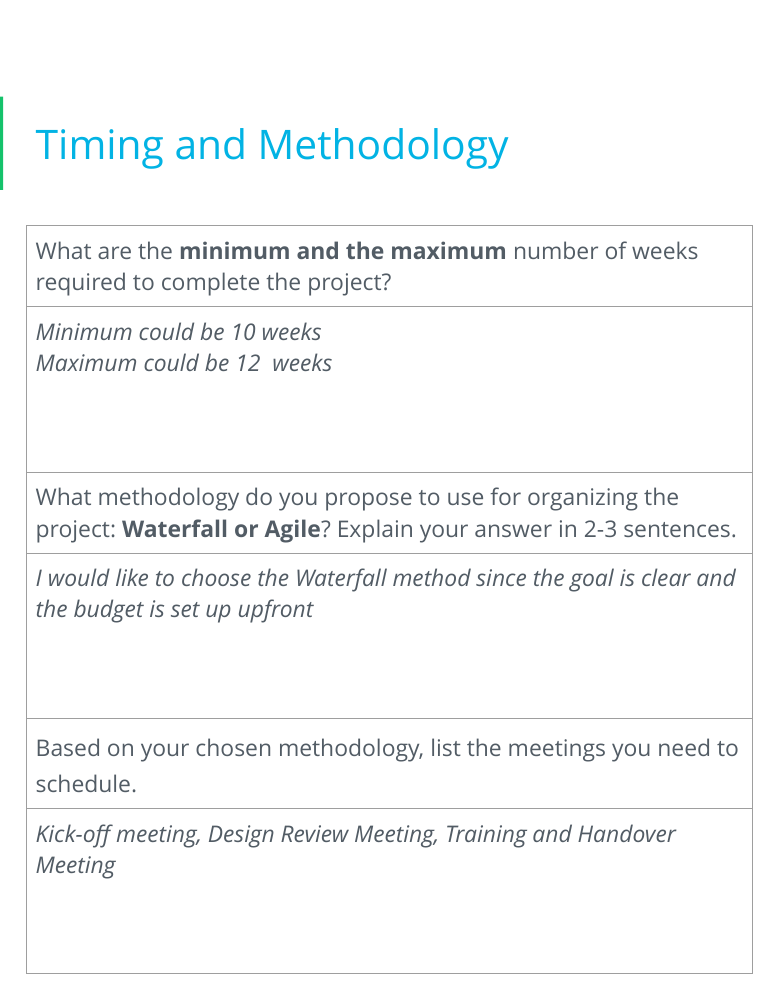
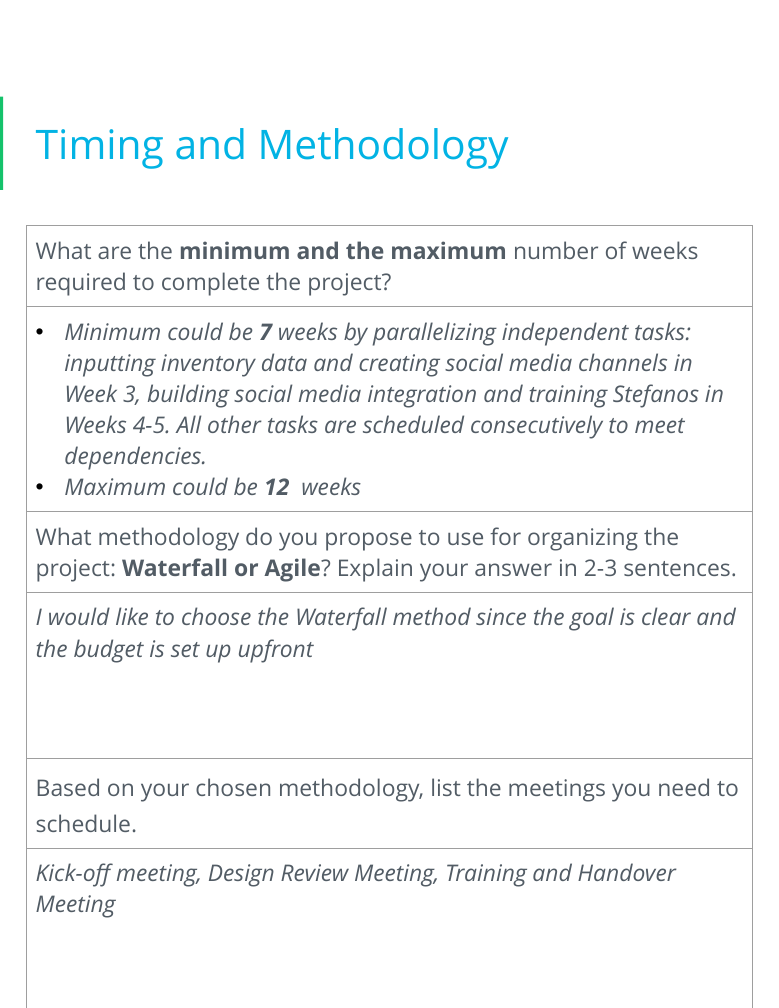
Before and after one commit to hailong17/Digital-Project-Management-UDACITY, a slide deck: slide 11 of Digital Project Manager 2024 Q1.pptx. Drawn at 779x1008 pixels with LibreOffice and Linux fonts; fonts in the diff are those of the drawing; background and template pictures are left out. Boxes give left, top, right and bottom in pixels: in the first picture for what was removed or moved away, otherwise in the second. Text is boxed around its words. In the diff, an @@ line names an element or a change of style, - is before the commit and + after.

```diff
--- a/Digital Project Manager 2024 Q1.pptx
+++ b/Digital Project Manager 2024 Q1.pptx
@@ table at <box>27,225,752,995</box> @@
-row 2, column 1: Minimum could be 10 weeks / Maximum could be 12 weeks
+row 2, column 1: Minimum could be 7 weeks by parallelizing independent tasks: inputting inventory data and creating social media channels in Week 3, building social media integration and training Stefanos in Weeks 4-5. All other tasks are scheduled consecutively to meet dependencies. / Maximum could be 12 weeks
```
Also in this commit, not shown: 1 other slide changed, 1 other file.
